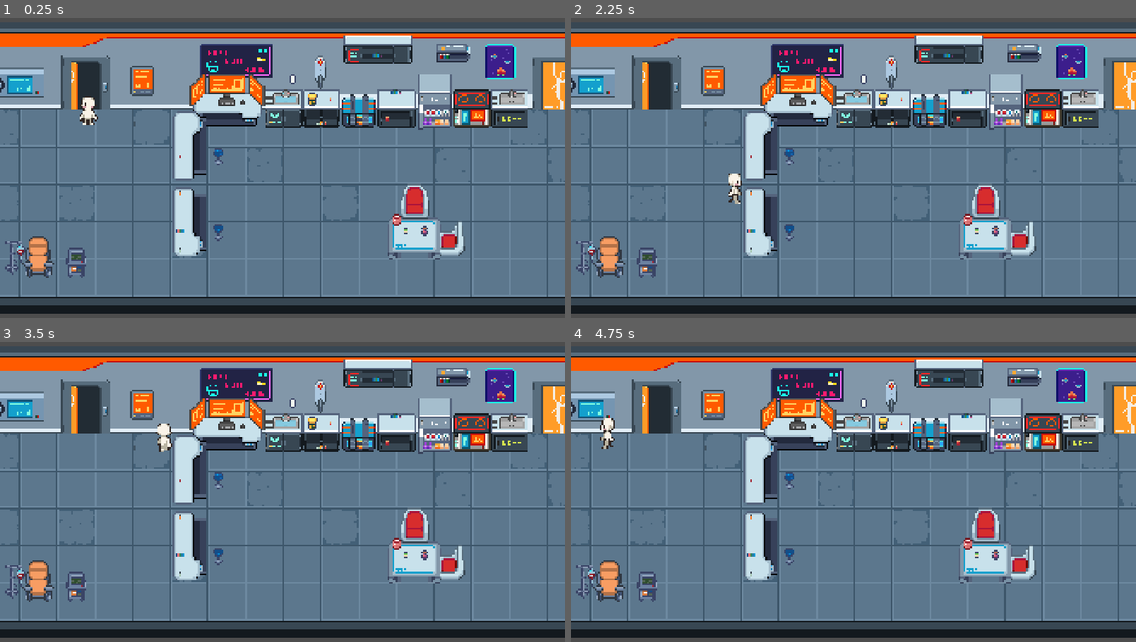
Above: before the commit, frames 1-4 (two rows, left to right).
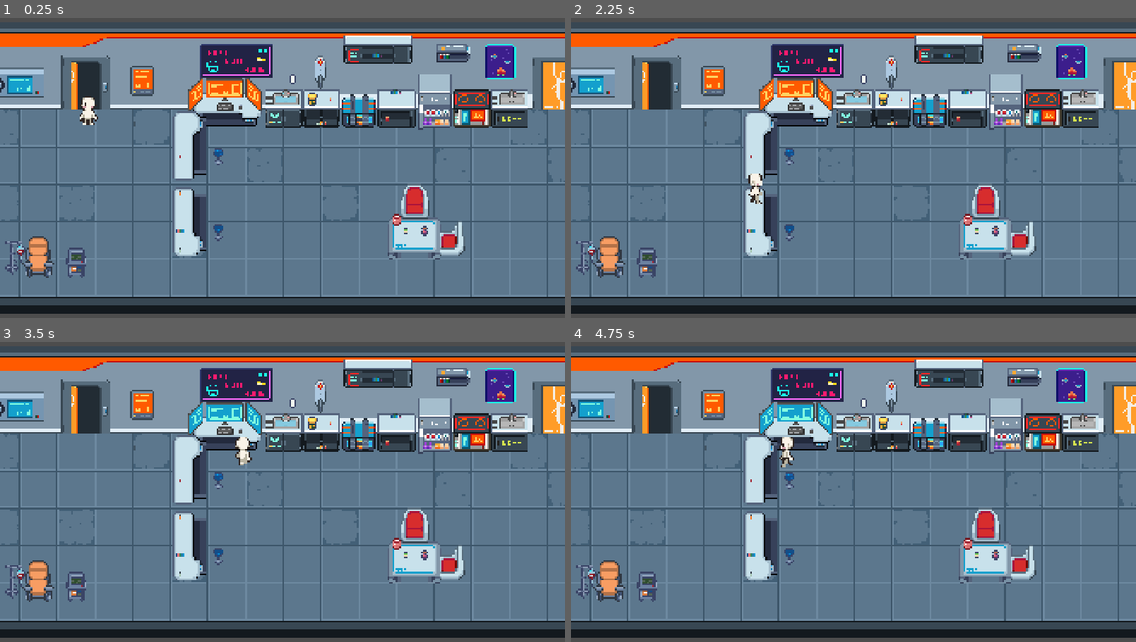
Above: after the commit, the same moments.

Repository: Elytridfly/Dr.Chrome
Game: Godot game, scene res://scenes/game.tscn
Same seed, same stepped clock (60 frames per second), same inputs: the game is played once before the commit and once after it.
Inputs (mouse positions are in pixels of both pictures, inside the frame that each line leads up to):
- Up to frame 1 (0.25 s): no input
- Up to frame 2 (2.25 s): move the mouse to (977, 150) at 0.52 s; hold D (right) 0.53-1.28 s; click (977, 150) at 0.6 s; tap Space (interact) at 0.8, 1.35 s; move the mouse to (740, 180) at 1.27 s; hold S (down) 1.28-2.03 s; click (740, 180) at 1.55 s; move the mouse to (910, 96) at 2.02 s; hold D (right) from 2.03 s (still down); click (910, 96) at 2.1 s
- Up to frame 3 (3.5 s): tap Space (interact) at 2.3, 2.85 s; move the mouse to (254, 552) at 2.77 s; release D (right) at 2.78 s; hold W (up) from 2.78 s (still down); click (254, 552) at 3.05 s
- Up to frame 4 (4.75 s): move the mouse to (1023, 537) at 3.52 s; release W (up) at 3.53 s; hold A (left) from 3.53 s (still down); click (1023, 537) at 3.6 s; tap Space (interact) at 3.8, 4.35 s; move the mouse to (684, 441) at 4.27 s; click (684, 441) at 4.55 s

The runs differ from the first frame. In frame 1, 0.9% of the frame differs, in the area x 33-47%, y 18-31%; in frame 2, 1.3%; in frame 3, 1.6%, in the area x 27-47%, y 18-42%; in frame 4, 1.6%.

Commit message:
added on touch texture change

Diff:
--- /dev/null
+++ b/dr.chrome/assets/computer_Blue.tres
@@ -0,0 +1,7 @@
+[gd_resource type="AtlasTexture" format=3 uid="uid://c5f25issn5ooe"]
+
+[ext_resource type="Texture2D" uid="uid://rxrrp7n07rk" path="res://assets/Pixel Cyberpunk Interior/pixel-cyberpunk-interior.png" id="1_gf72n"]
+
+[resource]
+atlas = ExtResource("1_gf72n")
+region = Rect2(208, 63, 64, 32)
--- /dev/null
+++ b/dr.chrome/assets/computer_Orange.tres
@@ -0,0 +1,7 @@
+[gd_resource type="AtlasTexture" format=3 uid="uid://cqpp8jw7r7o0s"]
+
+[ext_resource type="Texture2D" uid="uid://rxrrp7n07rk" path="res://assets/Pixel Cyberpunk Interior/pixel-cyberpunk-interior.png" id="1_muhkm"]
+
+[resource]
+atlas = ExtResource("1_muhkm")
+region = Rect2(208, 96, 64, 32)
--- /dev/null
+++ b/dr.chrome/scenes/computer.tscn
@@ -0,0 +1,21 @@
+[gd_scene format=3 uid="uid://ckgfywth646du"]
+
+[ext_resource type="Script" uid="uid://cwxpx2jw5ymyj" path="res://scripts/computer.gd" id="1_8pqrt"]
+[ext_resource type="Texture2D" uid="uid://cqpp8jw7r7o0s" path="res://assets/computer_Orange.tres" id="2_7ikar"]
+[ext_resource type="Texture2D" uid="uid://c5f25issn5ooe" path="res://assets/computer_Blue.tres" id="3_tjrug"]
+
+[sub_resource type="RectangleShape2D" id="RectangleShape2D_1vivr"]
+size = Vector2(64, 56.75)
+
+[node name="Area2D" type="Area2D" unique_id=1828647403]
+script = ExtResource("1_8pqrt")
+default_texture = ExtResource("2_7ikar")
+touched_texture = ExtResource("3_tjrug")
+
+[node name="Sprite2D" type="Sprite2D" parent="." unique_id=1324659603]
+position = Vector2(32, 17)
+texture = ExtResource("2_7ikar")
+
+[node name="CollisionShape2D" type="CollisionShape2D" parent="." unique_id=368772779]
+position = Vector2(32, 28.625)
+shape = SubResource("RectangleShape2D_1vivr")
--- a/dr.chrome/scenes/game.tscn
+++ b/dr.chrome/scenes/game.tscn
@@ -6,6 +6,7 @@
 [ext_resource type="Texture2D" uid="uid://baen4cjt1a0wj" path="res://assets/Topdown Hospital/Spritesheets/spritesheet_hospital_02.png" id="3_lbhrr"]
 [ext_resource type="Texture2D" uid="uid://b2ebkgvgowcqj" path="res://assets/Topdown Hospital/Spritesheets/spritesheet_hospital_lab.png" id="4_iywne"]
 [ext_resource type="Texture2D" uid="uid://bcwdbg27tukqi" path="res://assets/Topdown Hospital/Spritesheets/spritesheet_hospital_maternity.png" id="5_p57ef"]
+[ext_resource type="PackedScene" uid="uid://ckgfywth646du" path="res://scenes/computer.tscn" id="8_0tnpc"]
 [ext_resource type="PackedScene" uid="uid://8kvu0untjq7k" path="res://scenes/pause_menu.tscn" id="8_gee14"]
 
 [sub_resource type="TileSetAtlasSource" id="TileSetAtlasSource_lnu2h"]
@@ -314,7 +315,7 @@
 24:10/size_in_atlas = Vector2i(4, 2)
 24:10/0 = 0
 24:10/0/texture_origin = Vector2i(-24, -8)
-24:10/0/physics_layer_0/polygon_0/points = PackedVector2Array(-8, -8, 56, -8, 56, 24, -8, 24)
+24:10/0/physics_layer_0/polygon_0/points = PackedVector2Array(8, -8, 56, -8, 56, 24, 8, 24)
 
 [sub_resource type="TileSetAtlasSource" id="TileSetAtlasSource_lbhrr"]
 texture = ExtResource("2_lnu2h")
@@ -497,7 +498,7 @@
 layer_1/name = "Layer1"
 layer_1/tile_data = PackedInt32Array(-65537, 1703936, 4, -131071, 1703936, 6, -65541, 1572864, 10, -196611, 1703936, 0, …(340 unchanged characters)…
 layer_2/name = "Layer2"
-layer_2/tile_data = PackedInt32Array(-65537, 1835008, 2, -131077, 851968, 6, 262149, 2490368, 16, -262133, 2490368, 6, -262143, 2359296, 10, -131087, 1048576, 0, -131080, 786432, 0, -327672, 1048576, 2, -131061, 1703936, 2, 327687, 131073, 3, 327686, 196609, 3, -131071, 131073, 2, -196608, 1, 2, -131067, 327683, 3, 458746, 458755, 2, 393210, 327683, 4, -131070, 458755, 4, 262138, 458755, 3, 131066, 458755, 4, -65531, 458755, 4, -65535, 327683, 2, -262140, 327683, 3, 65530, 262146, 2, 131068, 458754, 0, 393212, 458754, 0)
+layer_2/tile_data = PackedInt32Array(-65537, 1835008, 2, 262149, 2490368, 16, -262133, 2490368, 6, -262143, 2359296, 10, -131087, 1048576, 0, -131080, 786432, 0, -327672, 1048576, 2, -131061, 1703936, 2, 327687, 131073, 3, 327686, 196609, 3, -131071, 131073, 2, -196608, 1, 2, -131067, 327683, 3, -131070, 458755, 4, -65531, 458755, 4, -65535, 327683, 2, -262140, 327683, 3, 65530, 262146, 2, 131066, 458755, 4, 262138, 458755, 3, 393210, 327683, 4, 458746, 458755, 2, 131068, 458754, 0, 393212, 458754, 0)
 
 [node name="StaticBody2D" type="StaticBody2D" parent="." unique_id=1248504717]
 visible = false
@@ -516,7 +517,7 @@
 rotation = 4.712389
 shape = SubResource("WorldBoundaryShape2D_1vivr")
 
-[node name="Player" parent="." unique_id=1888553610 instance=ExtResource("1_uwrxv")]
+[node name="Player" parent="." unique_id=1888553610 groups=["player"] instance=ExtResource("1_uwrxv")]
 position = Vector2(-166, -13)
 
 [node name="Camera2D" type="Camera2D" parent="." unique_id=1778874411]
@@ -526,3 +527,6 @@
 [node name="CanvasLayer" type="CanvasLayer" parent="." unique_id=2104295858]
 
 [node name="PauseMenu" parent="CanvasLayer" unique_id=234955865 instance=ExtResource("8_gee14")]
+
+[node name="Area2D" parent="." unique_id=1828647403 instance=ExtResource("8_0tnpc")]
+position = Vector2(-82, -45)
--- a/dr.chrome/scripts/UI.gd
+++ /dev/null
@@ -1,11 +0,0 @@
-extends Area2D
-
-
-func _input_event(viewport, event, shape_idx):
-	if event is InputEventMouseButton \
-	and event.button_index == "click" \
-	and event.is_pressed():
-		self.on_click()
-
-func on_click():
-	print("Click")
--- /dev/null
+++ b/dr.chrome/scripts/computer.gd
@@ -0,0 +1,11 @@
+extends Interactable
+
+@onready var sprite: Sprite2D = $Sprite2D
+@export var default_texture: Texture2D
+@export var touched_texture: Texture2D
+
+func _on_player_entered() -> void:
+	sprite.texture = touched_texture
+
+func _on_player_exited() -> void:
+	sprite.texture = default_texture
--- /dev/null
+++ b/dr.chrome/scripts/interactable.gd
@@ -0,0 +1,30 @@
+# Interactable.gd
+class_name Interactable
+extends Area2D
+
+signal interacted
+
+@export var interact_action: String = "interact"
+var player_in_range := false
+
+func _ready() -> void:
+	body_entered.connect(_on_body_entered)
+	body_exited.connect(_on_body_exited)
+
+func _on_body_entered(body: Node2D) -> void:
+	if body.is_in_group("player"):
+		player_in_range = true
+		_on_player_entered() # override hook, e.g. show prompt icon
+
+func _on_body_exited(body: Node2D) -> void:
+	if body.is_in_group("player"):
+		player_in_range = false
+		_on_player_exited()
+
+func _unhandled_input(event: InputEvent) -> void:
+	if player_in_range and event.is_action_pressed(interact_action):
+		interacted.emit()
+		get_viewport().set_input_as_handled()
+
+func _on_player_entered() -> void: pass
+func _on_player_exited() -> void: pass
Not shown, removed: dr.chrome/scripts/UI.gd.uid
Not shown, added: dr.chrome/scripts/computer.gd.uid
Not shown, added: dr.chrome/scripts/interactable.gd.uid
